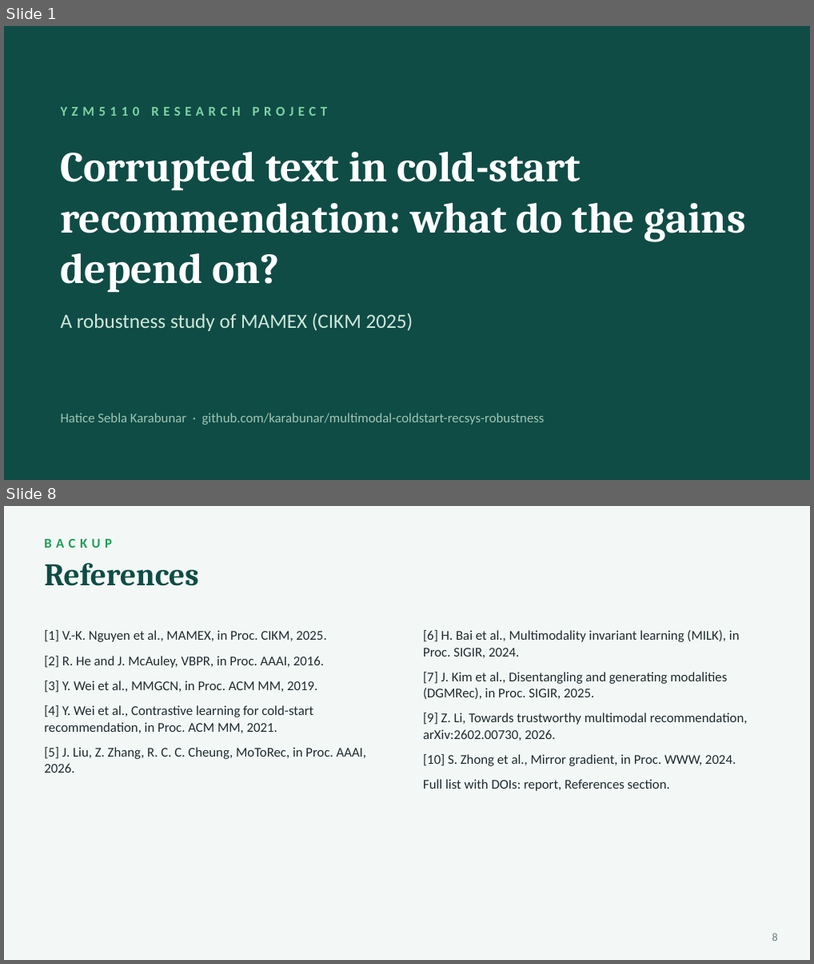
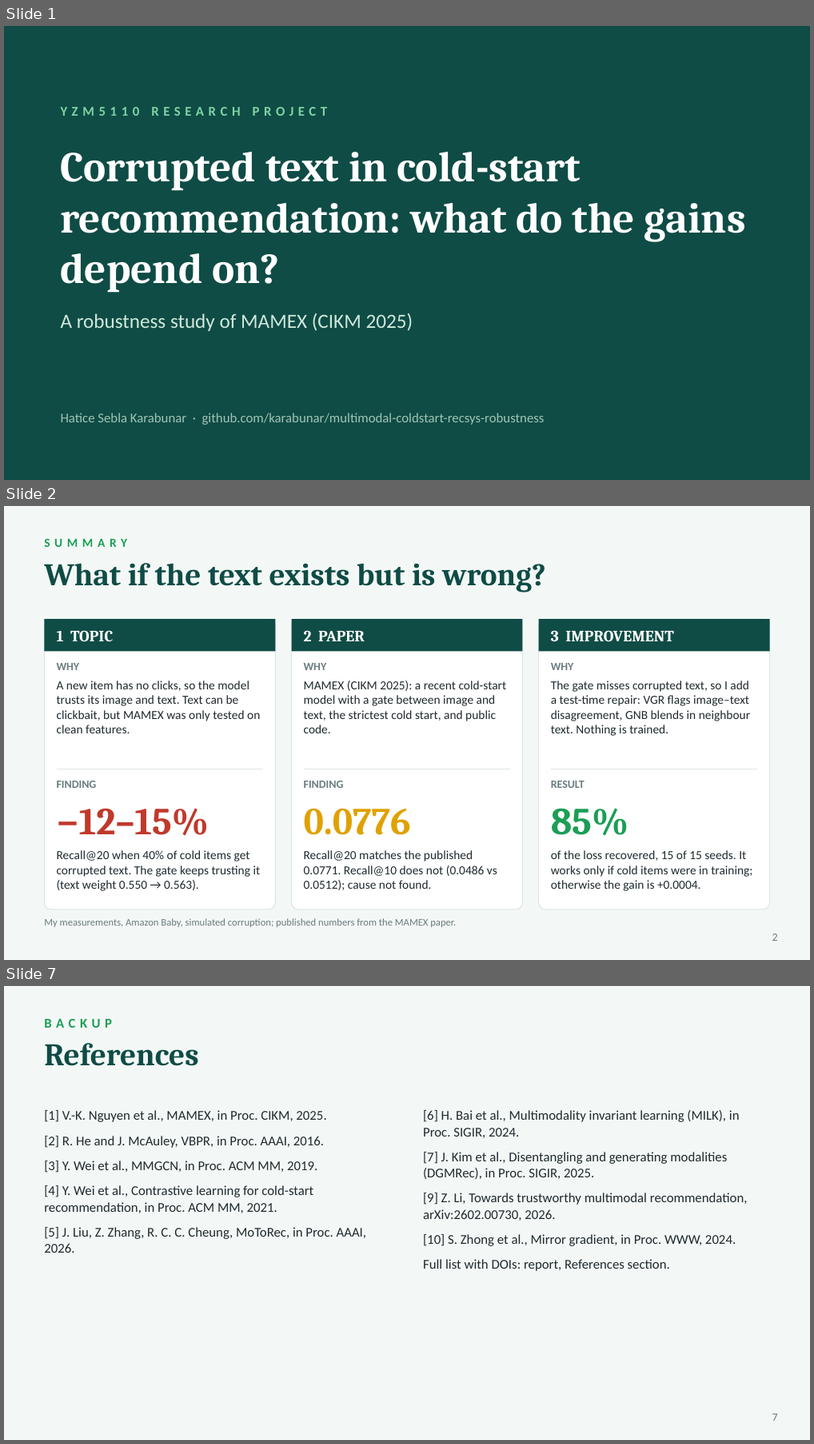
Before and after one commit to karabunar/multimodal-coldstart-recsys-robustness, a slide deck: docs/Karabunar_YZM5110_Presentation_shortened.pptx. Shown one above the other, each under a label of ours: slides 1 and 8 before the commit, slides 1, 2 and 7 after it; the slides between them are not shown. The pictures are 814x964 and 814x1444 pixels, drawn with LibreOffice and Linux fonts; fonts in the diff are those of the drawing. Boxes give left, top, right and bottom in pixels: in the first picture for what was removed or moved away, otherwise in the second. Text is boxed around its words. In the diff, an @@ line names an element or a change of style, - is before the commit and + after.

```diff
--- a/docs/Karabunar_YZM5110_Presentation_shortened.pptx
+++ b/docs/Karabunar_YZM5110_Presentation_shortened.pptx
@@ slide 2 added at (x1=4, y1=506, x2=810, y2=960), background #F3F8F6 @@
@@ text added at (x1=44, y1=539, x2=127, y2=547), 11 pt, text #1B9E55, bold @@
+SUMMARY
@@ text added at (x1=44, y1=563, x2=546, y2=592), 28 pt, text #0F4C45, bold @@
+What if the text exists but is wrong?
@@ rounded rectangle added at (x1=44, y1=619, x2=276, y2=909), fill #FFFFFF, outline #DCE6E2 0.75 pt @@
@@ rectangle added at (x1=44, y1=619, x2=276, y2=651), fill #0F4C45 @@
@@ rounded rectangle added at (x1=292, y1=619, x2=523, y2=909), fill #FFFFFF, outline #DCE6E2 0.75 pt @@
@@ rectangle added at (x1=292, y1=619, x2=523, y2=651), fill #0F4C45 @@
@@ rounded rectangle added at (x1=538, y1=619, x2=770, y2=909), fill #FFFFFF, outline #DCE6E2 0.75 pt @@
@@ rectangle added at (x1=538, y1=619, x2=770, y2=651), fill #0F4C45 @@
@@ text added at (x1=57, y1=630, x2=113, y2=642), 14 pt, text #FFFFFF, bold @@
+1 TOPIC
@@ text added at (x1=304, y1=630, x2=365, y2=641), 14 pt, text #FFFFFF, bold @@
+2 PAPER
@@ text added at (x1=551, y1=630, x2=674, y2=642), 14 pt, text #FFFFFF, bold @@
+3 IMPROVEMENT
@@ text added at (x1=57, y1=663, x2=80, y2=670), 10 pt, text #6B7C80, bold @@
+WHY
@@ text added at (x1=304, y1=663, x2=327, y2=670), 10 pt, text #6B7C80, bold @@
+WHY
@@ text added at (x1=551, y1=663, x2=574, y2=670), 10 pt, text #6B7C80, bold @@
+WHY
@@ text added at (x1=57, y1=680, x2=260, y2=733), 11 pt, text #1F2A2E @@
+A new item has no clicks, so the model trusts its image and text. Text can be clickbait, but MAMEX was only tested on clean features.
@@ text added at (x1=304, y1=680, x2=507, y2=733), 11 pt, text #1F2A2E @@
+MAMEX (CIKM 2025): a recent cold-start model with a gate between image and text, the strictest cold start, and public code.
@@ text added at (x1=551, y1=680, x2=750, y2=736), 11 pt, text #1F2A2E @@
+The gate misses corrupted text, so I add a test-time repair: VGR flags image–text disagreement, GNB blends in neighbour text. Nothing is trained.
@@ line added from (57, 769) to (264, 769), #DCE6E2 1 pt @@
@@ line added from (304, 769) to (510, 769), #DCE6E2 1 pt @@
@@ line added from (550, 769) to (758, 769), #DCE6E2 1 pt @@
@@ text added at (x1=57, y1=780, x2=97, y2=788), 10 pt, text #6B7C80, bold @@
+FINDING
@@ text added at (x1=304, y1=780, x2=344, y2=788), 10 pt, text #6B7C80, bold @@
+FINDING
@@ text added at (x1=551, y1=780, x2=585, y2=788), 10 pt, text #6B7C80, bold @@
+RESULT
@@ text added at (x1=57, y1=808, x2=210, y2=836), 34 pt, text #C0392B, bold @@
+−12–15%
@@ text added at (x1=304, y1=808, x2=411, y2=835), 34 pt, text #E0A100, bold @@
+0.0776
@@ text added at (x1=551, y1=808, x2=630, y2=836), 34 pt, text #1B9E55, bold @@
+85%
@@ text added at (x1=57, y1=850, x2=261, y2=891), 11 pt, text #1F2A2E @@
+Recall@20 when 40% of cold items get corrupted text. The gate keeps trusting it (text weight 0.550 → 0.563).
@@ text added at (x1=304, y1=850, x2=498, y2=890), 11 pt, text #1F2A2E @@
+Recall@20 matches the published 0.0771. Recall@10 does not (0.0486 vs 0.0512); cause not found.
@@ text added at (x1=551, y1=850, x2=753, y2=891), 11 pt, text #1F2A2E @@
+of the loss recovered, 15 of 15 seeds. It works only if cold items were in training; otherwise the gain is +0.0004.
@@ text added at (x1=44, y1=918, x2=456, y2=927), 9 pt, text #6B7C80 @@
+My measurements, Amazon Baby, simulated corruption; published numbers from the MAMEX paper.
@@ page number added at (x1=773, y1=933, x2=778, y2=940), 10 pt, text #6B7C80 @@
+2
@@ what was slide 8 is now slide 7 @@
@@ page number at (x1=773, y1=1413, x2=778, y2=1420): text changed @@
-8
+7
```
Also in this commit, not shown: 4 slides changed, 2 slides removed.
